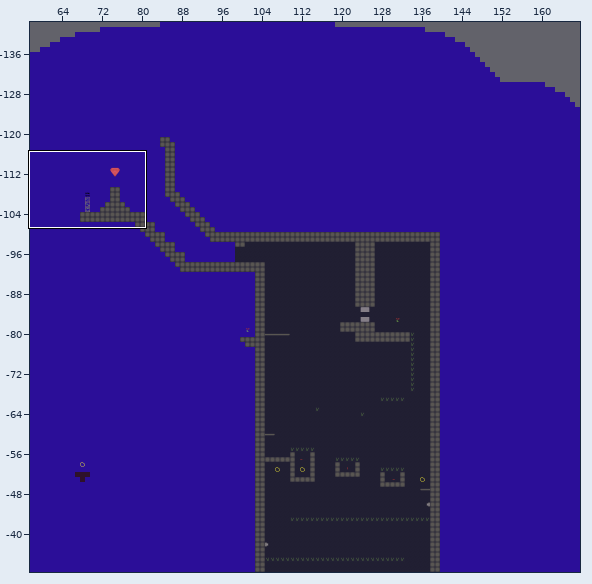
Tiled map -- web/public/assets/map1.tmx. Above, an overview of the earlier version with the close-up marked.
Close-up. As it was:
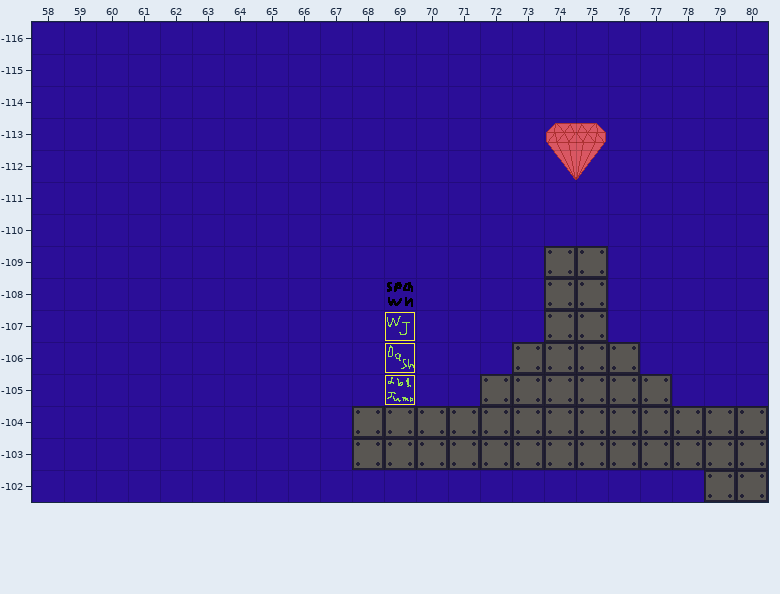
Cells are 32x32 px. Shown: x 58..80, y -116..-102. The commit also changed other parts of the map, which this record leaves out.
After:
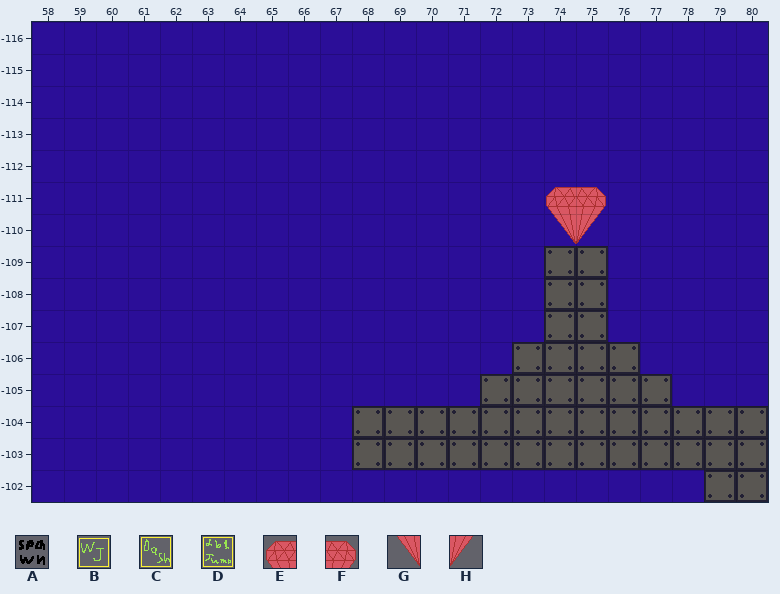
Key: from "main_tiles": A 8 "marker", B 33 "marker", C 41 "marker", D 58 "marker", E 67 "nonsolid", F 68 "nonsolid", G 75 "nonsolid", H 76 "nonsolid".
_ is an empty cell, . an unchanged one.
Edits made:
--- layer "Main"
@@ x 74..75 @@
--113 EF
--112 GH
--111 __
--110 __
+-113 __
+-112 __
+-111 EF
+-110 GH
@@ x 69..69 @@
--108 A
--107 B
--106 C
--105 D
+-108 _
+-107 _
+-106 _
+-105 _
